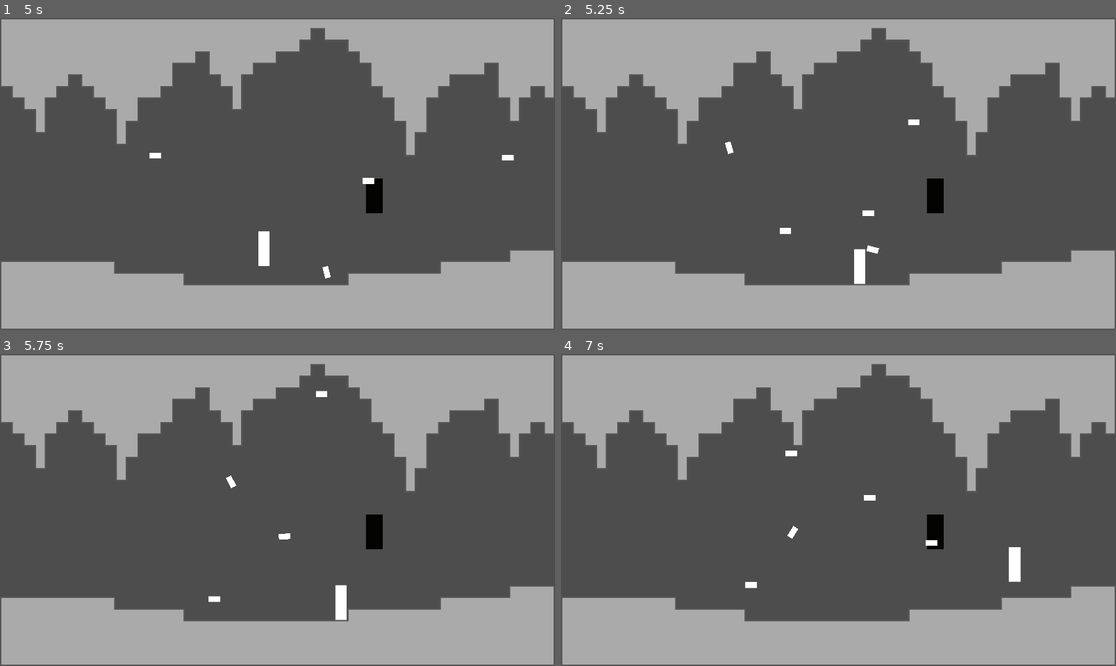
Above: before the commit, frames 1-4 (two rows, left to right).
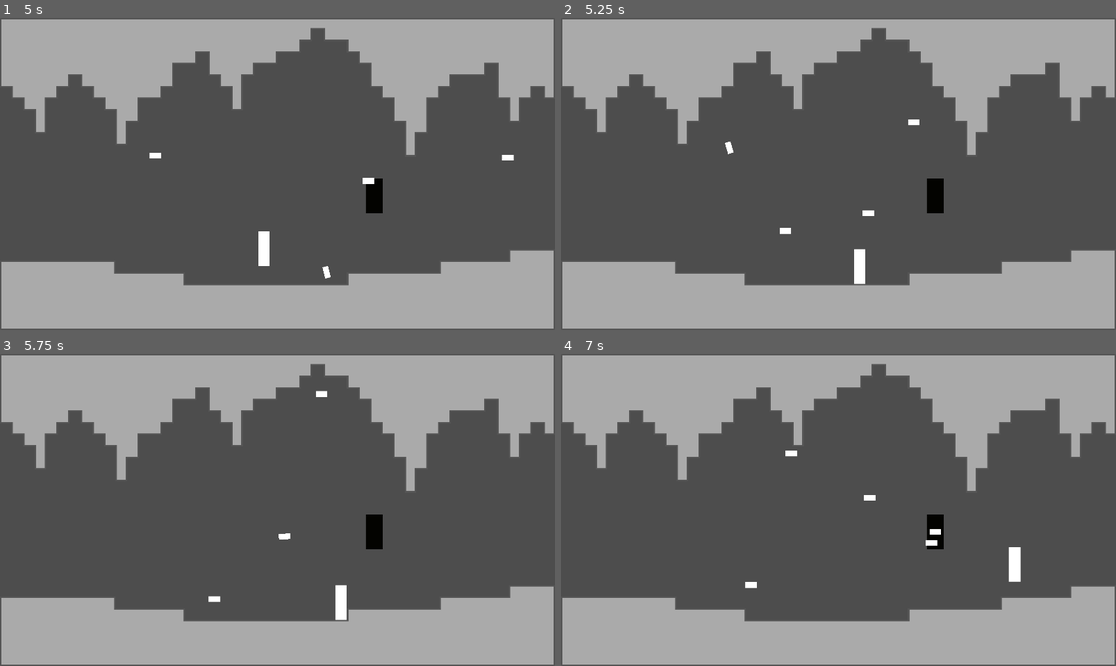
Above: after the commit, the same moments.

Repository: Crafter549/Action-Game-Hackathon
Game: Godot game, scene res://main.tscn
Same seed, same stepped clock (60 frames per second), same inputs: the game is played once before the commit and once after it.
Inputs (mouse positions are in pixels of both pictures, inside the frame that each line leads up to):
- Up to frame 1 (5 s): move the mouse to (249, 236) at 0.52 s; hold D (move_right) 0.53-2.03 s; click (249, 236) at 0.6 s; tap W (jump) at 0.77, 1.52, 3.02, 3.77, 4.52 s; move the mouse to (444, 220) at 1.27 s; click (444, 220) at 1.35 s; move the mouse to (111, 127) at 2.02 s; hold A (move_left) 2.03-4.28 s; click (111, 127) at 2.1 s; move the mouse to (305, 174) at 2.77 s; click (305, 174) at 2.85 s; move the mouse to (194, 96) at 3.52 s; click (194, 96) at 3.6 s; move the mouse to (399, 158) at 4.27 s; hold D (move_right) from 4.28 s (still down); click (399, 158) at 4.35 s
- Up to frame 2 (5.25 s): keep holding D (move_right); move the mouse to (727, 189) at 5.02 s; click (727, 189) at 5.1 s
- Up to frame 3 (5.75 s): keep holding D (move_right)
- Up to frame 4 (7 s): keep holding D (move_right); move the mouse to (894, 441) at 5.77 s; click (894, 441) at 5.85 s; tap W (jump) at 6.02, 6.77 s; move the mouse to (810, 572) at 6.52 s; click (810, 572) at 6.6 s

Frame 1 is identical in both runs. In frame 2, less than 0.1% of the frame differs, in the area x 55-58%, y 72-76%; in frame 3, less than 0.1%; in frame 4, less than 0.1%, in the area x 40-69%, y 55-60%.
Error before the commit: Parse Error: Expected expression after "or" operator. (res://bullet.gd:4)

Commit message:
Delete if slow enough

Diff:
--- a/action-game-hackathon/bullet.gd
+++ b/action-game-hackathon/bullet.gd
@@ -1,7 +1,12 @@
 extends RigidBody2D
 
-func _physics_process(delta: float) -> void:
-	if
-		queue_free()
+
+
 func _on_visible_on_screen_notifier_2d_screen_exited() -> void:
 	queue_free()
+
+
+func _on_body_entered(body: Node) -> void:
+	print("test")
+	if(linear_velocity.length()<700):
+		queue_free()
--- a/action-game-hackathon/bullet.tscn
+++ b/action-game-hackathon/bullet.tscn
@@ -13,6 +13,8 @@
 [node name="Bullet" type="RigidBody2D" unique_id=1353440972]
 collision_layer = 4
 physics_material_override = SubResource("PhysicsMaterial_v7oki")
+contact_monitor = true
+max_contacts_reported = 10
 linear_damp_mode = 1
 script = ExtResource("1_v7oki")
 
@@ -29,4 +31,5 @@
 [node name="VisibleOnScreenNotifier2D" type="VisibleOnScreenNotifier2D" parent="." unique_id=232950339]
 rect = Rect2(-40, -20, 80, 40)
 
+[connection signal="body_entered" from="." to="." method="_on_body_entered"]
 [connection signal="screen_exited" from="VisibleOnScreenNotifier2D" to="." method="_on_visible_on_screen_notifier_2d_screen_exited"]
